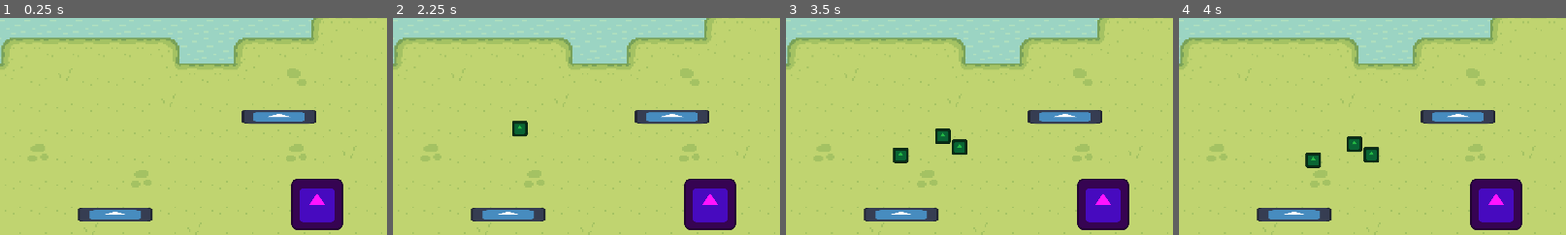
Above: before the commit, frames 1-4 (left to right).
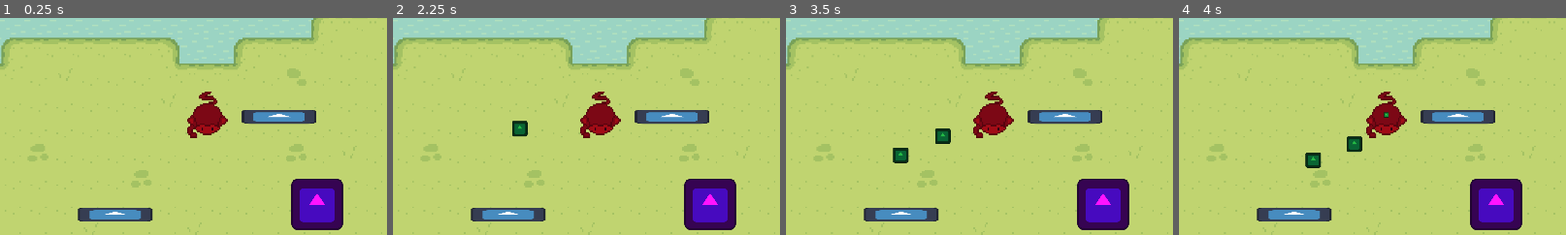
Above: after the commit, the same moments.

Repository: CreaJeu/PirateTowerDefense
Game: Godot game, scene res://scenes/main.tscn
Same seed, same stepped clock (60 frames per second), same inputs: the game is played once before the commit and once after it. This scene is started directly instead of the project's main scene. The engine's default icon, where the game draws it, is replaced by a stand-in: a white triangle on a blue panel in a dark square.
Inputs:
- Up to frame 1 (0.25 s): no input
- Up to frame 2 (2.25 s): tap Enter at 0.5, 2 s; tap Space at 1.25 s
- Up to frame 3 (3.5 s): no input
- Up to frame 4 (4 s): no input
The pictures show only the part of the screen within x 10-60%, y 7-57%; the shares and areas given below are measured in that part.

The runs differ from the first frame. In frame 1, 1.3% of the frame differs, in the area x 48-59%, y 33-56%; in frame 2, 1.3%; in frame 3, 1.6%; in frame 4, 1.6%, in the area x 47-59%, y 33-67%.

Commit message:
tourelle resize

Diff:
--- a/project.godot
+++ b/project.godot
@@ -11,7 +11,7 @@
 [application]
 
 config/name="TowerDefenseCreajeu"
-run/main_scene="uid://cik8hijr55rcl"
+run/main_scene="uid://b61n3ww8i176b"
 config/features=PackedStringArray("4.5", "GL Compatibility")
 config/icon="res://icon.svg"
 
--- a/scenes/main.tscn
+++ b/scenes/main.tscn
@@ -8,6 +8,7 @@
 [ext_resource type="PackedScene" uid="uid://bl5du0khkvx0c" path="res://scenes/obstacle.tscn" id="4_lquwl"]
 [ext_resource type="Texture2D" uid="uid://d3555jk1lh0cg" path="res://assets/sprites/tile/Tilesets/Grass.png" id="6_o6xl0"]
 [ext_resource type="Texture2D" uid="uid://4mvdwxigmoa3" path="res://assets/sprites/tile/Tilesets/Hills.png" id="7_tipki"]
+[ext_resource type="PackedScene" uid="uid://c0kwqqja08e8o" path="res://scenes/turret.tscn" id="8_85g3d"]
 
 [sub_resource type="TileSetAtlasSource" id="TileSetAtlasSource_85g3d"]
 texture = ExtResource("6_o6xl0")
@@ -212,6 +213,9 @@
 
 [node name="Enemies" type="Node2D" parent="."]
 
+[node name="Turret" parent="Enemies" instance=ExtResource("8_85g3d")]
+position = Vector2(706, 320)
+
 [node name="Obstacles" type="Node2D" parent="."]
 
 [node name="Obstacle" parent="Obstacles" instance=ExtResource("4_lquwl")]
--- a/scenes/turret.tscn
+++ b/scenes/turret.tscn
@@ -1,8 +1,8 @@
 [gd_scene load_steps=5 format=3 uid="uid://c0kwqqja08e8o"]
 
 [ext_resource type="Script" uid="uid://c3i47ndxs386l" path="res://scripts/turret.gd" id="1_el7wl"]
-[ext_resource type="Texture2D" uid="uid://cn3wnfphg1psv" path="res://icon.svg" id="1_x3mc5"]
 [ext_resource type="PackedScene" uid="uid://gxt5ai0b55nd" path="res://scenes/projectile.tscn" id="2_485p4"]
+[ext_resource type="Texture2D" uid="uid://c3vfbkm2om0i8" path="res://assets/sprites/enemy/Singe.png" id="3_485p4"]
 
 [sub_resource type="CircleShape2D" id="CircleShape2D_el7wl"]
 radius = 517.193
@@ -14,7 +14,9 @@
 
 [node name="Sprite2D" type="Sprite2D" parent="."]
 modulate = Color(0.785896, 0.117776, 0.364945, 1)
-texture = ExtResource("1_x3mc5")
+texture_filter = 1
+scale = Vector2(12, 12)
+texture = ExtResource("3_485p4")
 
 [node name="FiringCooldown" type="Timer" parent="."]
 
Not shown: 1 places in scenes/main.tscn that only renumber resources
